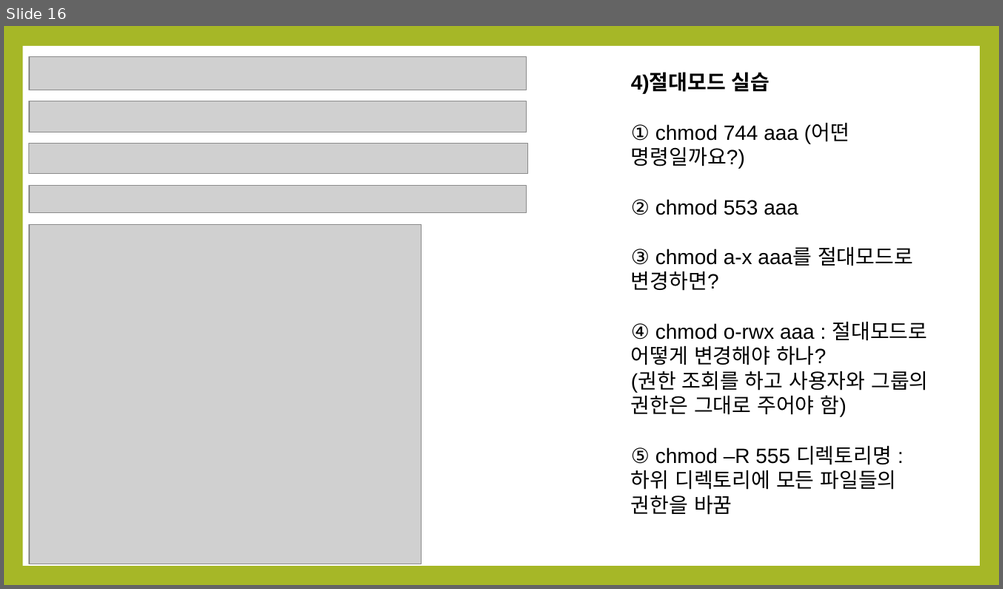
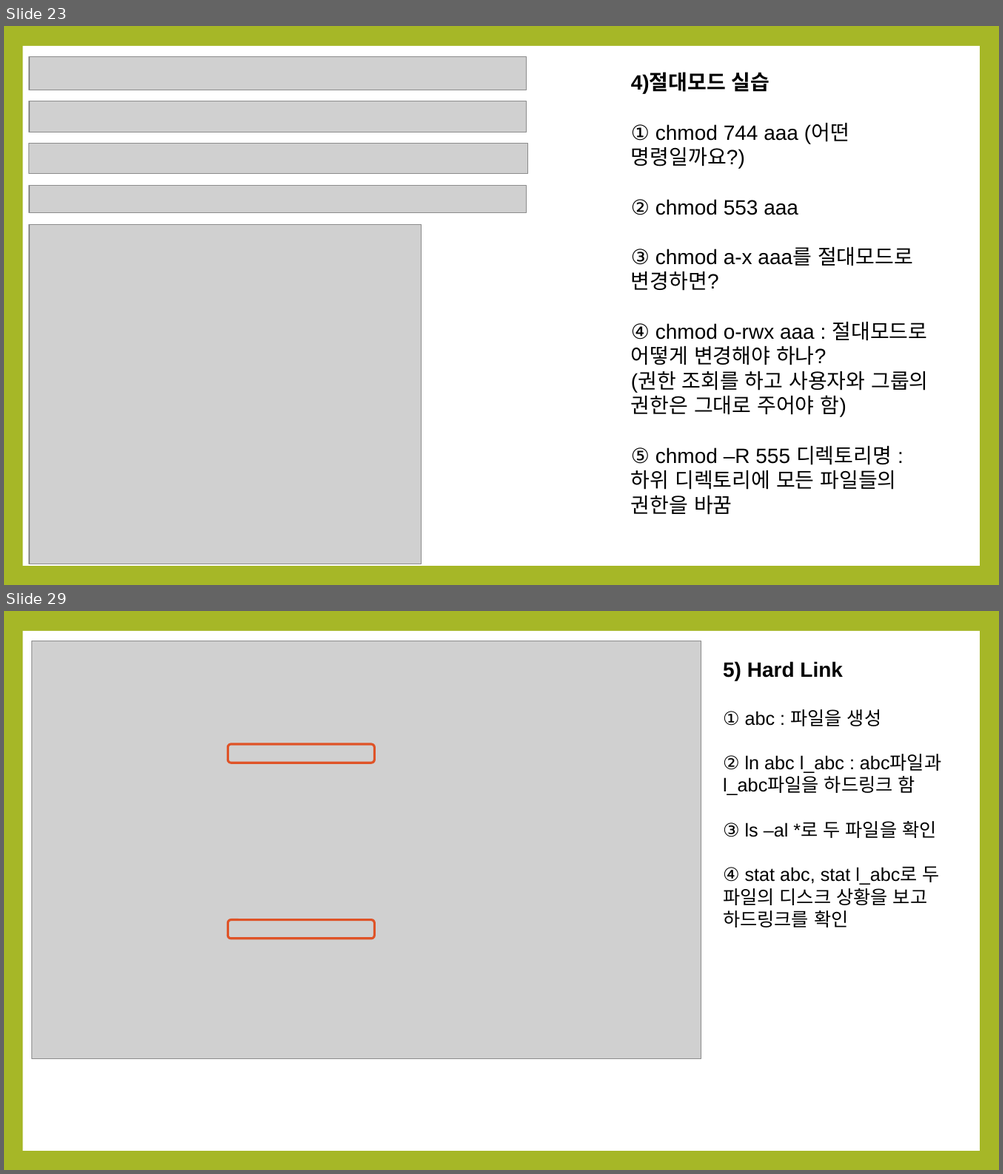
Before and after one commit to noheul1030/KOPO-Linux, a slide deck: 리눅스(v2023)/과제PPT/리눅스5강PPT.pptx. Shown one above the other, each under a label of ours: slide 16 before the commit, slides 23 and 29 after it; the slides between them are not shown. The pictures are 1003x589 and 1003x1174 pixels, drawn with LibreOffice and Linux fonts; fonts in the diff are those of the drawing; grey boxes stand for pictures. Boxes give left, top, right and bottom in pixels: in the first picture for what was removed or moved away, otherwise in the second. Text is boxed around its words. In the diff, an @@ line names an element or a change of style, - is before the commit and + after.

```diff
--- a/리눅스(v2023)/과제PPT/리눅스5강PPT.pptx
+++ b/리눅스(v2023)/과제PPT/리눅스5강PPT.pptx
@@ slide 29 added at (4, 611, 999, 1170), background #A6B727; not listed: 1 template element that a slide beside it also shows @@
@@ picture added at (31, 641, 700, 1059) @@
@@ text added at (723, 661, 939, 928), 18 pt, text #000000 @@
+5) Hard Link
+① abc : 파일을 생성
+② ln abc l_abc : abc파일과 l_abc파일을 하드링크 함
+③ ls –al *로 두 파일을 확인
+④ stat abc, stat l_abc로 두 파일의 디스크 상황을 보고 하드링크를 확인
@@ rounded rectangle added at (227, 744, 374, 763), outline #DF5327 2.25 pt @@
@@ rounded rectangle added at (227, 920, 374, 939), outline #DF5327 2.25 pt @@
@@ what was slide 16 is now slide 23 @@
```
Also in this commit, not shown: 23 other slides added, 1 other file.
